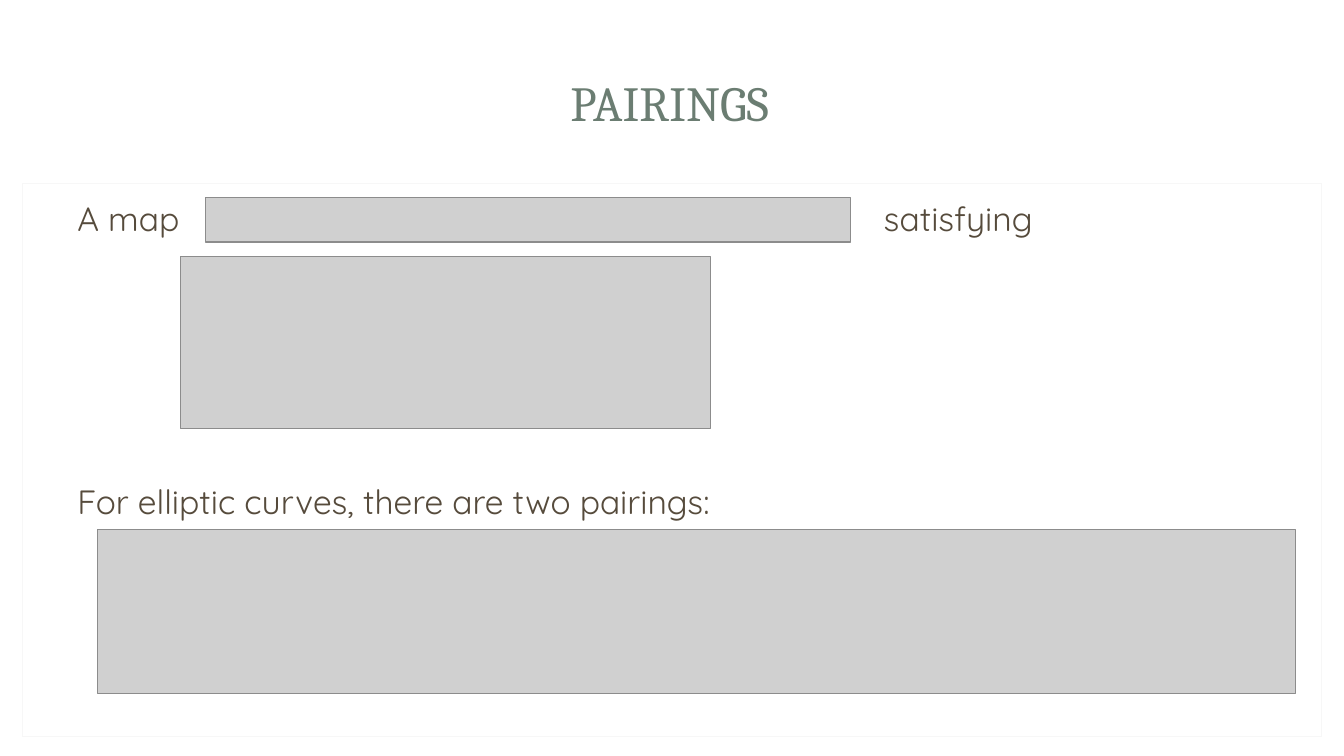
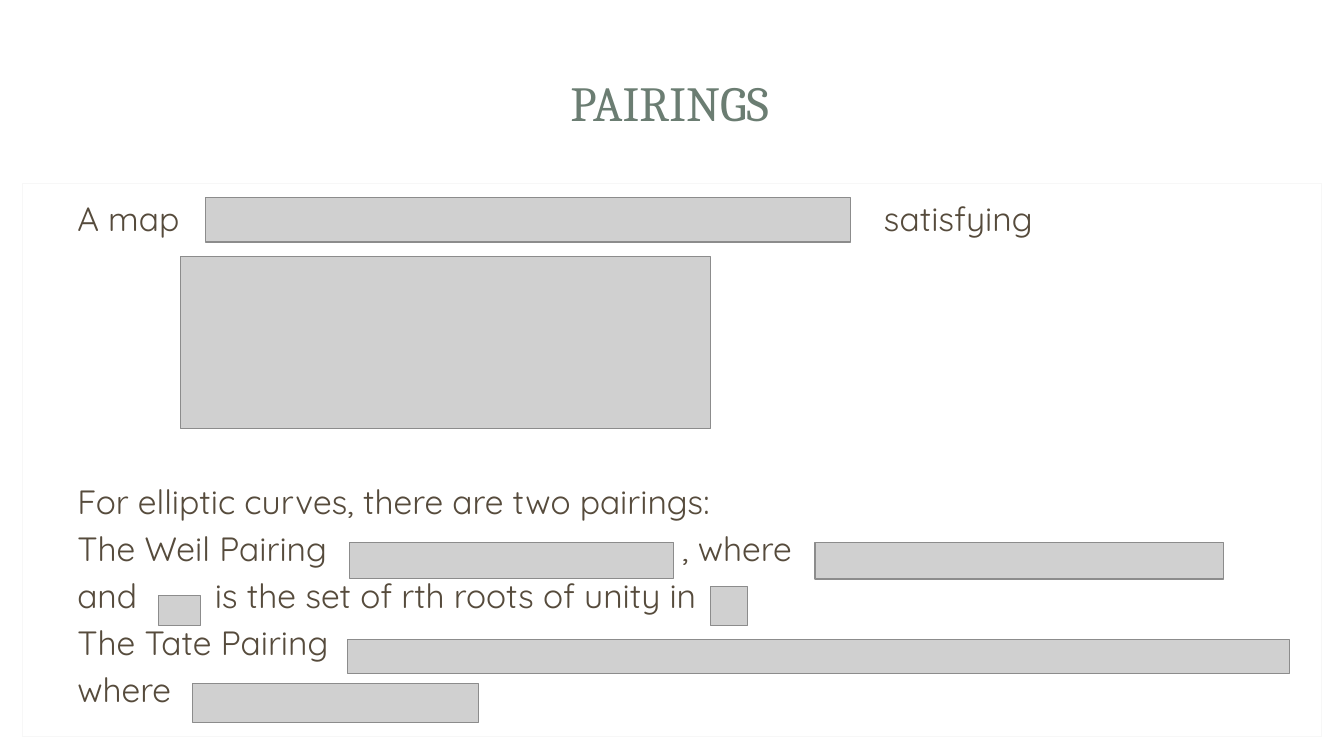
Before and after one commit to Srizzle/CS276-Project-Writeup, a slide deck: slide 5 of Presentation.ppt.pptx. Drawn at 1344x756 pixels with LibreOffice and Linux fonts; fonts in the diff are those of the drawing; grey boxes stand for pictures; background and template pictures are left out. Boxes give left, top, right and bottom in pixels: in the first picture for what was removed or moved away, otherwise in the second. Text is boxed around its words. In the diff, an @@ line names an element or a change of style, - is before the commit and + after.

```diff
--- a/Presentation.ppt.pptx
+++ b/Presentation.ppt.pptx
@@ text at [77, 536, 792, 703]: paragraphs added @@
+The Weil Pairing , where
+and is the set of rth roots of unity in
+The Tate Pairing
+where
@@ picture removed at [97, 529, 1296, 693] @@
@@ picture added at [350, 542, 675, 579] @@
@@ picture added at [816, 542, 1224, 580] @@
@@ picture added at [158, 596, 200, 625] @@
@@ picture added at [711, 587, 748, 626] @@
@@ picture added at [348, 640, 1291, 674] @@
@@ picture added at [193, 684, 478, 722] @@
```
Also in this commit, not shown: 2 other slides changed, 6 other files.
